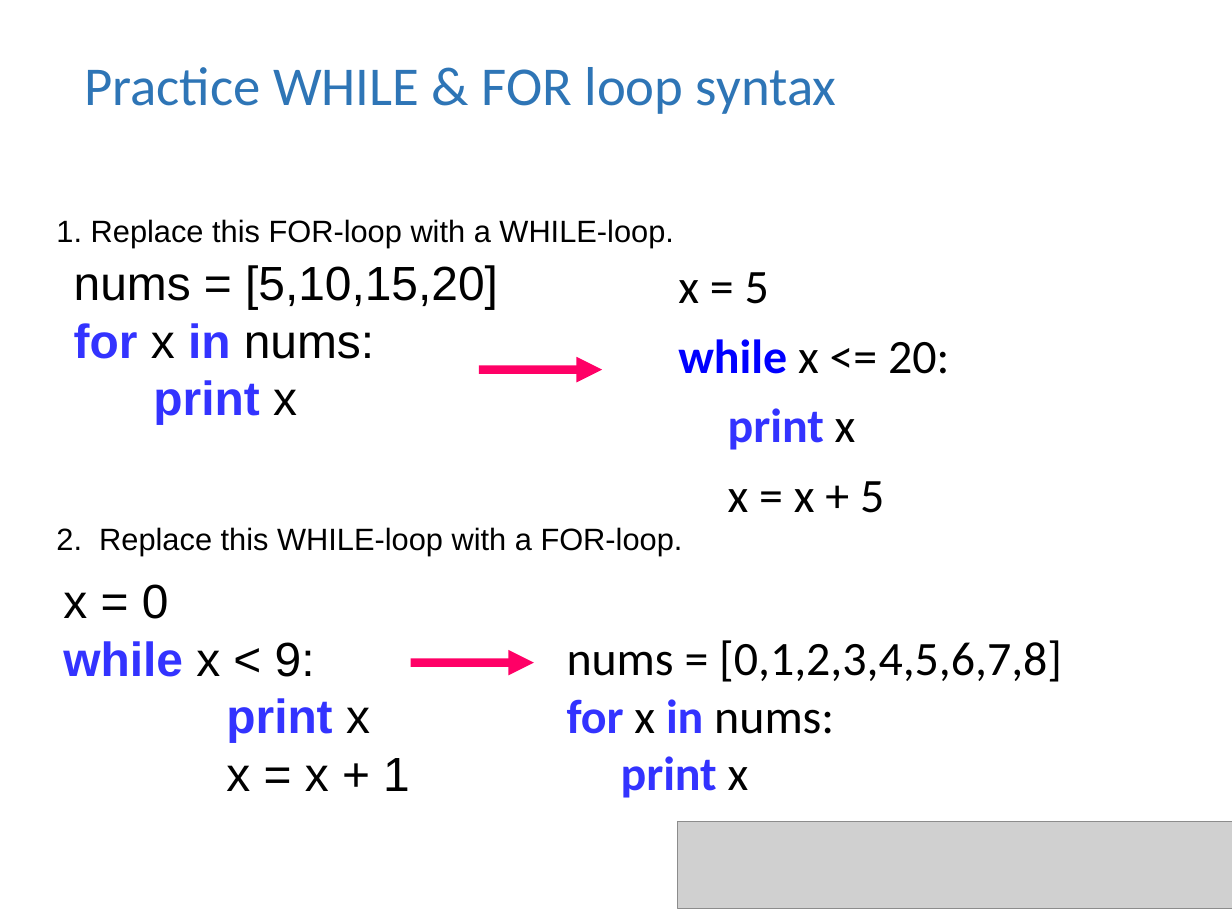
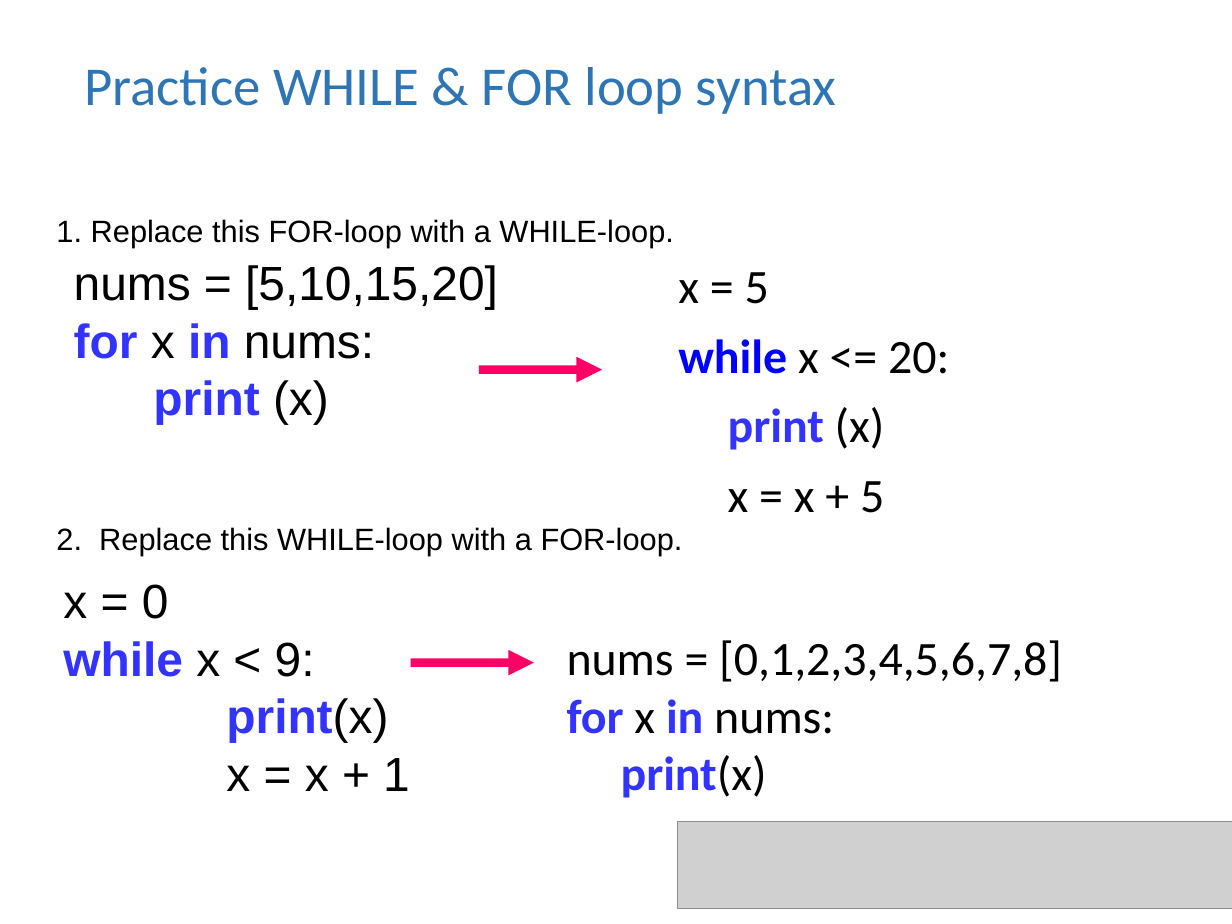
Before and after one commit to lgtateos/gis540, a slide deck: slide 12 of slides/looping.ppt. Drawn at 1232x924 pixels with LibreOffice and Linux fonts; fonts in the diff are those of the drawing; grey boxes stand for pictures. Boxes give left, top, right and bottom in pixels: in the first picture for what was removed or moved away, otherwise in the second. Text is boxed around its words. In the diff, an @@ line names an element or a change of style, - is before the commit and + after.

```diff
--- a/slides/looping.ppt
+++ b/slides/looping.ppt
@@ text at (153,380,329,424): text changed @@
-print x
+print (x)
@@ text at (728,407,885,450): text changed @@
-  print x
+  print (x)
@@ text at (226,698,388,743): text changed @@
-  print x
+  print(x)
@@ text at (621,755,767,798): text changed @@
-print x
+print(x)
```
Also in this commit, not shown: 7 other slides changed, 1 other file.
